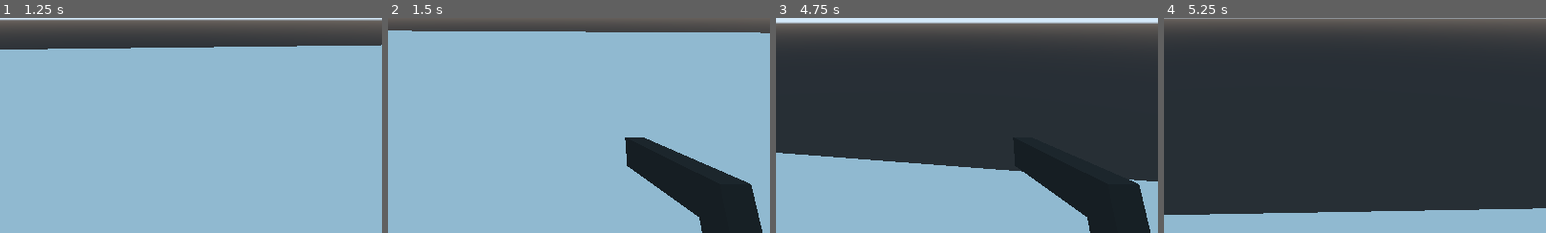
Above: before the commit, frames 1-4 (left to right).
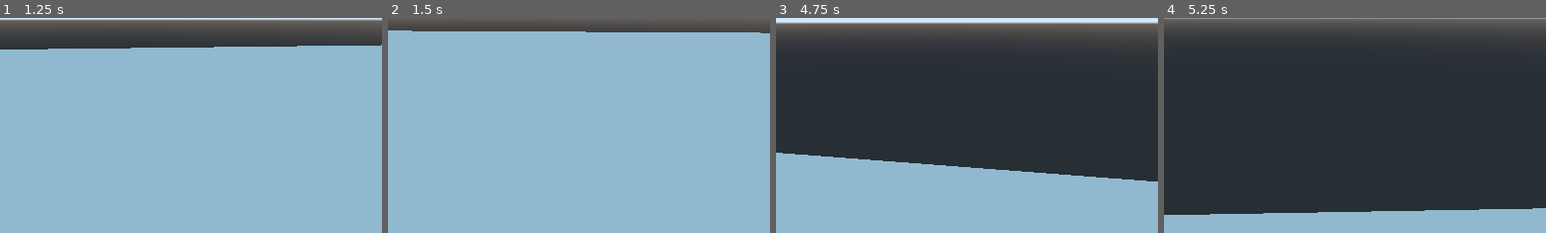
Above: after the commit, the same moments.

Repository: bravoeight98/FPSgodot
Game: Godot game, scene res://Scene/world.tscn
Same seed, same stepped clock (60 frames per second), same inputs: the game is played once before the commit and once after it.
Inputs (mouse positions are % of the whole screen's width and height, from its top left):
- Up to frame 1 (1.25 s): tap Enter at 0.5 s; move the mouse to (55, 50) at 0.52 s; hold W (forward) from 0.53 s (still down); tap 1 (empty) at 0.6 s; tap Space (jump) at 0.77 s
- Up to frame 2 (1.5 s): keep holding W (forward); move the mouse to (45, 50) at 1.27 s; tap 2 (primary) at 1.35 s
- Up to frame 3 (4.75 s): keep holding W (forward); tap Space (jump) at 1.52, 2.75, 3.02, 3.77, 4.52 s; move the mouse to (52, 48) at 2.02 s; tap 3 (secondary) at 2.1 s; move the mouse to (49, 52) at 2.77 s; tap Shift (sprint) at 2.85 s; move the mouse to (57, 51) at 3.52 s; tap 1 (empty) at 3.6 s; move the mouse to (42, 49) at 4.27 s; tap 2 (primary) at 4.35 s
- Up to frame 4 (5.25 s): keep holding W (forward); move the mouse to (51, 50) at 5.02 s; tap 3 (secondary) at 5.1 s
The pictures show only the part of the screen within x 35-85%, y 50-100%; the shares and areas given below are measured in that part.

Frame 1 is identical in both runs. In frame 2, 8.1% of the frame differs, in the area x 62-98%, y 55-100%; in frame 3, 5.3%; in frame 4, nothing differs.

Commit message:
Update pistol_a.tscn

Diff:
--- a/FPSgodot/scene/weapons/pistol/pistol_a/pistol_a.tscn
+++ b/FPSgodot/scene/weapons/pistol/pistol_a/pistol_a.tscn
@@ -17,7 +17,7 @@
 tracks/0/imported = false
 tracks/0/enabled = true
 tracks/0/keys = {
-"times": PoolRealArray( 0, 1 ),
+"times": PoolRealArray( 0, 0.2 ),
 "transitions": PoolRealArray( 1, 1 ),
 "update": 0,
 "values": [ Vector3( 90, 0, 0 ), Vector3( 0, 0, 0 ) ]
@@ -61,7 +61,7 @@
 tracks/0/imported = false
 tracks/0/enabled = true
 tracks/0/keys = {
-"times": PoolRealArray( 0, 1 ),
+"times": PoolRealArray( 0, 0.2 ),
 "transitions": PoolRealArray( 1, 1 ),
 "update": 0,
 "values": [ Vector3( 0, 0, 0 ), Vector3( -90, 0, 0 ) ]
@@ -73,7 +73,7 @@
 tracks/1/imported = false
 tracks/1/enabled = true
 tracks/1/keys = {
-"times": PoolRealArray( 1 ),
+"times": PoolRealArray( 0.2 ),
 "transitions": PoolRealArray( 1 ),
 "values": [ {
 "args": [  ],
